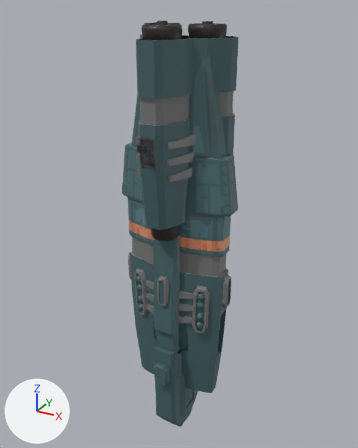
The glTF model app/public/img/3d/turska/scene.gltf, before and after one commit.
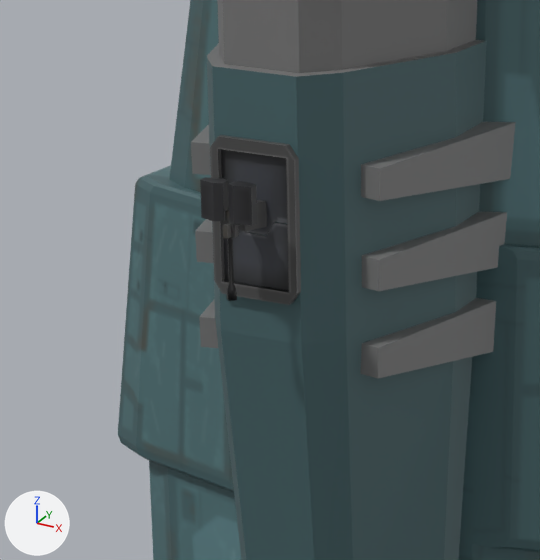
The first picture shows the older version from a 50 mm lens placed at (43.8, -79.0, 45.9), pointed at (-0.1, 0.7, 6.0). The close-ups show both versions on the part from 28% to 56% of the width and 25% to 48% of the height of that picture; other places that the commit changed are outside them. The lights are fixed; the arrows at lower left show +X, +Y and +Z. Where no turn or scale is listed for an object, it has been applied to the vertices.

The older version as bpy lines, for what is in view:
```python
me_cube_008 = bpy.data.meshes.new('Cube.008')
me_cube_008.from_pydata(...)  # 211 vertices, 330 faces; spans x -1.54..1.53, y -1.96..0.07, z -2.63..2.44
me_cube_008.materials.append(mat_gun_material)
me_shipmesh_001 = bpy.data.meshes.new('ShipMesh.001')
me_shipmesh_001.from_pydata(...)  # 3022 vertices, 5630 faces; spans x -12.0..12.0, y -10.2..7.3, z -44.0..43.5
me_shipmesh_001.materials.append(mat_shipmaterial)
ob_gun = bpy.data.objects.new('Gun', me_cube_008)
ob_gun.location = (0.0, -10.2, 23.44)
ob_merged_ship = bpy.data.objects.new('Merged ship', me_shipmesh_001)
ob_merged_ship.location = (0.0, 0.0, 0.0)
```
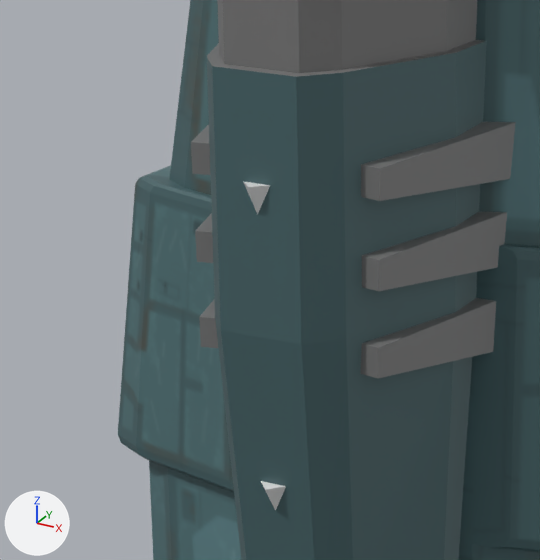
The newer file is also turned or shifted as a whole; pictures and numbers use the older file's frame.

Pixel boxes (x1, y1, x2, y2) of what changed, in the close-ups (540 x 560 px):
'Gun', deleted
    before: (200, 135, 301, 305)
'engine pylon top', added
    after: (243, 181, 270, 215)
'engine pylon top front', added
    after: (261, 481, 286, 511)

What changed in the scene script:
```text
Add mat_material_004:
    mat_material_004 = principled_material('Material.004')
    mat_material_004.base_color = (0.8, 0.8, 0.8)  # white #e7e7e7
Add mat_material_001:
    mat_material_001 = principled_material('Material.001')
    mat_material_001.base_color = (0.8, 0.8, 0.8)  # white #e7e7e7
Add me_cube_003:
    me_cube_003.from_pydata([(0.5, 0.0, 0.0), (-0.5, 0.0, 0.0), (0.0, -0.497, -0.05), (0.0, 0.101, -0.995)], [], [(0, 1, 2), (3, 2, 1), (0, 2, 3)])
    me_cube_003.materials.append(mat_material_004)  # white #e7e7e7
Add me_cube_022:
    me_cube_022.from_pydata([(0.5, 0.0, 0.0), (-0.5, 0.0, 0.0), (0.0, -0.5, 0.0), (0.0, 0.0, -1.0)], [], [(0, 1, 2), (3, 2, 1), (0, 2, 3)])
    me_cube_022.materials.append(mat_material_001)  # white #e7e7e7
Remove ob_gun:
    ob_gun = bpy.data.objects.new('Gun', me_cube_008)
    ob_gun.location = (0.0, -10.2, 23.44)
Add ob_engine_pylon_top_front:
    ob_engine_pylon_top_front = bpy.data.objects.new('engine pylon top front', me_cube_003)
    ob_engine_pylon_top_front.location = (0.0, -9.7, 14.32)
Add ob_engine_pylon_top:
    ob_engine_pylon_top = bpy.data.objects.new('engine pylon top', me_cube_022)
    ob_engine_pylon_top.location = (0.0, -10.24, 24.5)
```
